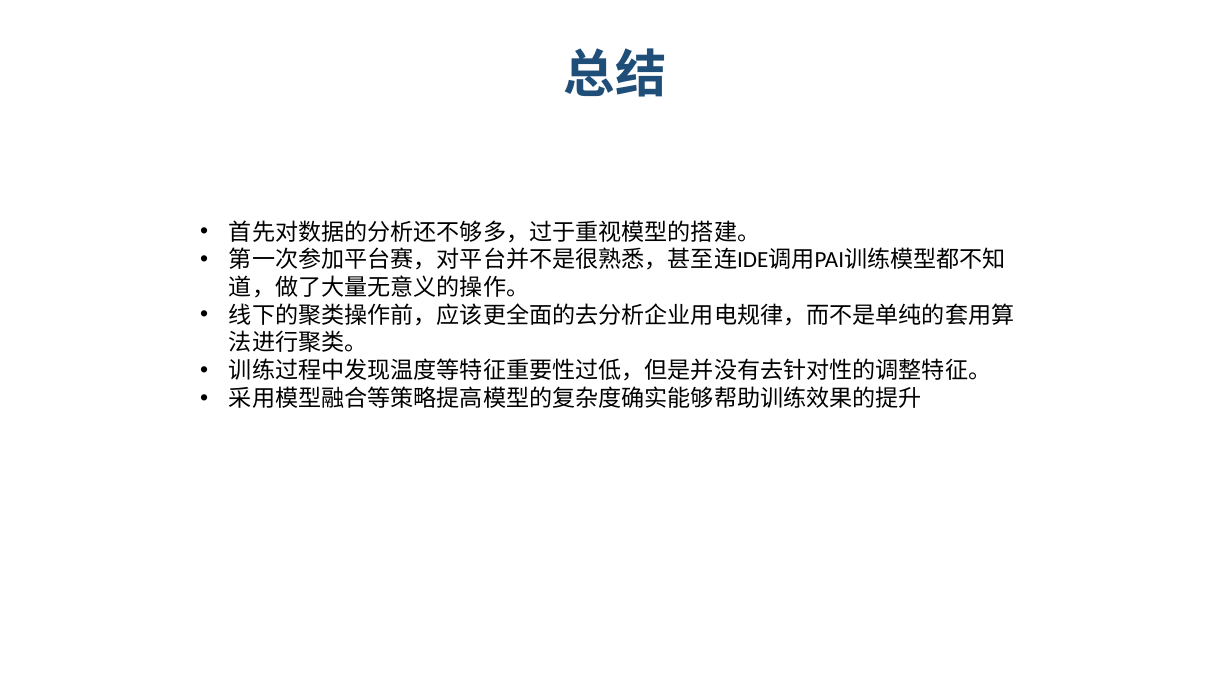
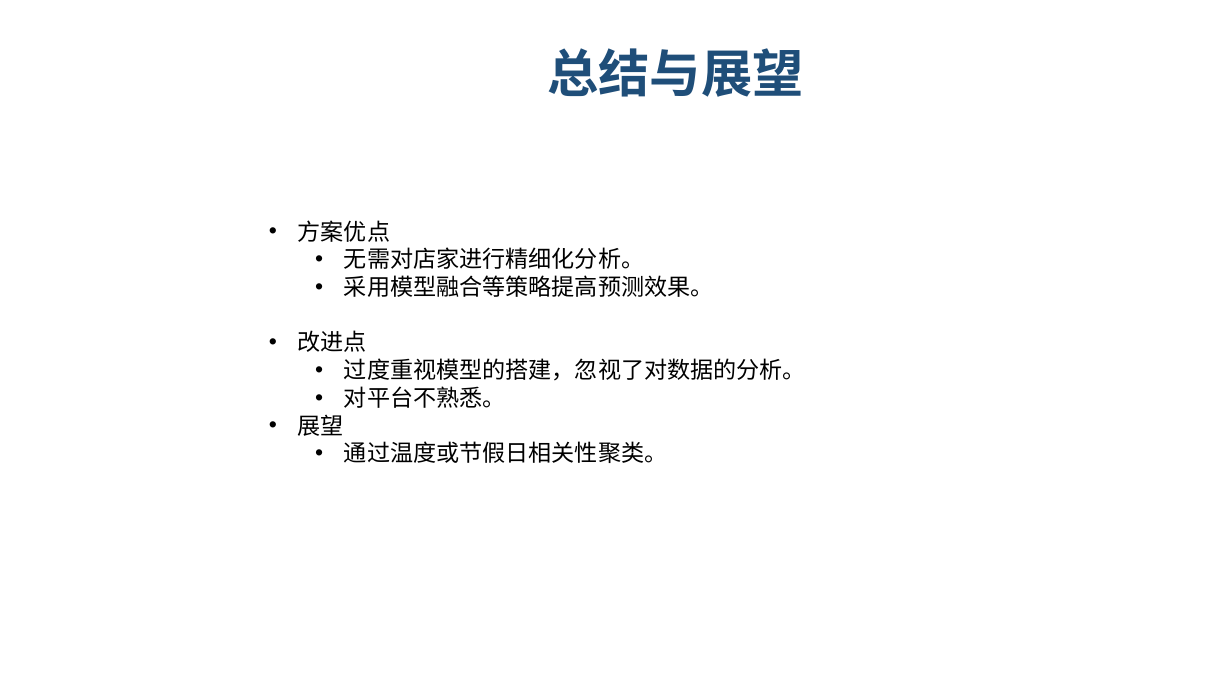
Before and after one commit to lvniqi/tianchi_power, a slide deck: slide 24 of presentation.pptx (slide 26 before the commit). Drawn at 1232x693 pixels with LibreOffice and Linux fonts; fonts in the diff are those of the drawing; background and template pictures are left out. Boxes give left, top, right and bottom in pixels: in the first picture for what was removed or moved away, otherwise in the second. Text is boxed around its words. In the diff, an @@ line names an element or a change of style, - is before the commit and + after.

```diff
--- a/presentation.pptx
+++ b/presentation.pptx
@@ text at (547, 48, 803, 97): text changed @@
-总结
+总结与展望
@@ text at (298, 220, 806, 463): text changed @@
-• 首先对数据的分析还不够多，过于重视模型的搭建。
-• 第一次参加平台赛，对平台并不是很熟悉，甚至连IDE调用PAI训练模型都不知道，做了大量无意义的操作。
-• 线下的聚类操作前，应该更全面的去分析企业用电规律，而不是单纯的套用算法进行聚类。
-• 训练过程中发现温度等特征重要性过低，但是并没有去针对性的调整特征。
-• 采用模型融合等策略提高模型的复杂度确实能够帮助训练效果的提升
+• 方案优点
+  • 无需对店家进行精细化分析。
+  • 采用模型融合等策略提高预测效果。
+• 改进点
+  • 过度重视模型的搭建，忽视了对数据的分析。
+  • 对平台不熟悉。
+• 展望
+  • 通过温度或节假日相关性聚类。
```
Also in this commit, not shown: 5 other slides changed, 2 slides removed.
